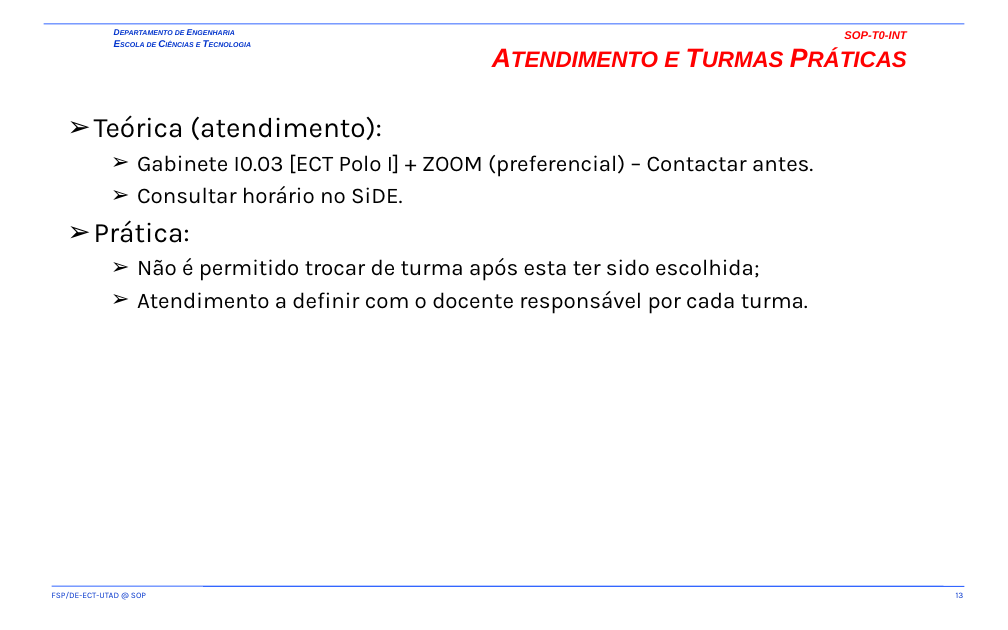
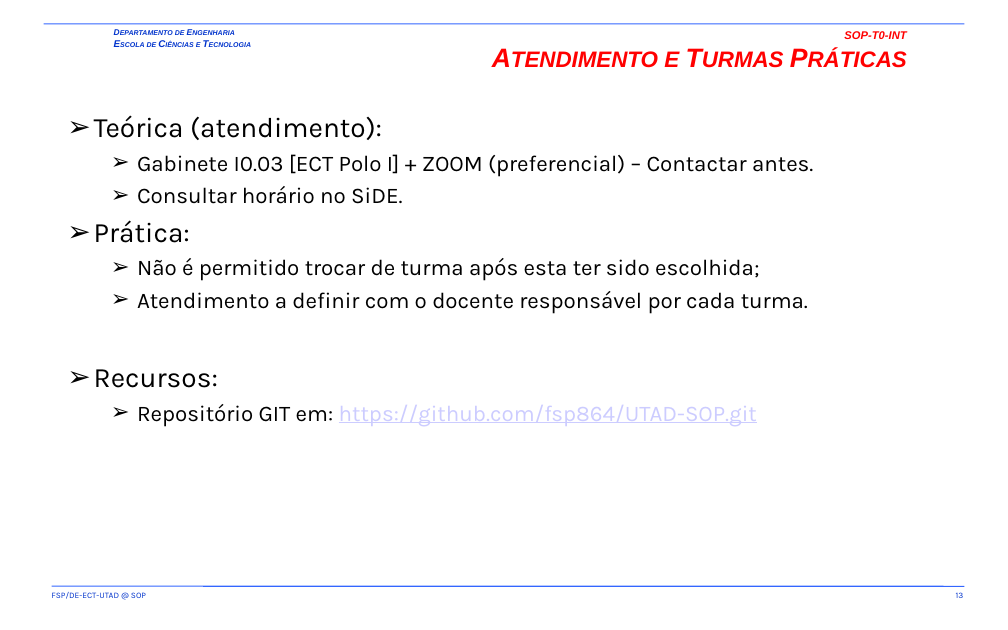
Before and after one commit to fsp864/UTAD-SCO, a slide deck: slide 13 of aulas/t/SCO-T0-INT.pptx. Drawn at 1008x630 pixels with LibreOffice and Linux fonts; fonts in the diff are those of the drawing; background and template pictures are left out. Boxes give left, top, right and bottom in pixels: in the first picture for what was removed or moved away, otherwise in the second. Text is boxed around its words. In the diff, an @@ line names an element or a change of style, - is before the commit and + after.

```diff
--- a/aulas/t/SCO-T0-INT.pptx
+++ b/aulas/t/SCO-T0-INT.pptx
@@ text at bbox=[94, 369, 757, 427]: paragraphs added @@
+➢ Recursos:
+  ➢ Repositório GIT em: https://github.com/fsp864/UTAD-SOP.git
```
Also in this commit, not shown: 11 other slides changed, 20 other files.
